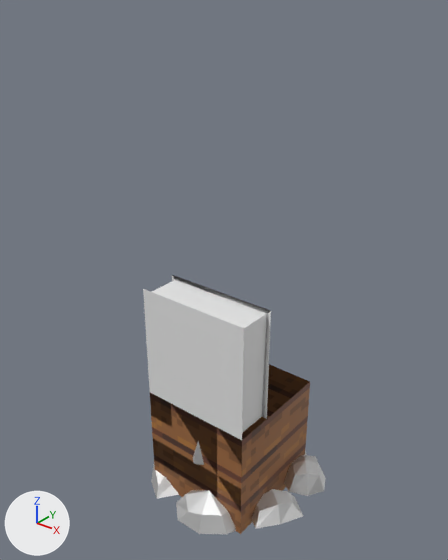
Two versions of the FBX model models/Tiles.fbx, one commit apart.
Rendered twice from a 50 mm lens placed at (0.0276, -0.0354, 0.0421), pointed at (-0.0013, 0.0006, 0.0198). Every picture has the same lights, and +X, +Y and +Z are marked at lower left. Where no turn or scale is listed for an object, it has been applied to the vertices.

Names of what the first picture shows: 'Cube', 'Door', 'fireplace'.
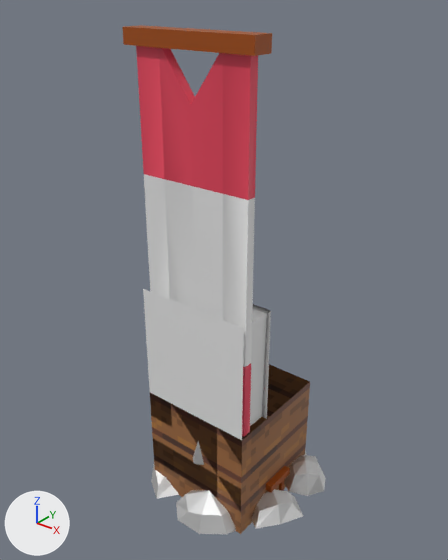
Changed parts and their boxes (x1, y1, x2, y2) in the pictures (448 x 560 px):
'Banner', added: after (122, 25, 272, 437)
    faces in mat_banner (red #e7455d): (136, 46, 258, 437)
    faces in mat_bannerlogo (white #e7e7e7): (144, 174, 255, 367)
    faces in mat_wood (brown #a14b00): (122, 25, 272, 56)
'Bench', added: after (266, 466, 290, 492)

The change, as a diff of the scene's bpy script:
```diff
--- a/models/Tiles.fbx.py
+++ b/models/Tiles.fbx.py
@@ mat_bannerlogo @@
+mat_bannerlogo = principled_material('BannerLogo')
+mat_bannerlogo.base_color = (0.8, 0.8, 0.8)  # white #e7e7e7
@@ mat_banner @@
+mat_banner = principled_material('Banner')
+mat_banner.base_color = (0.8, 0.0595, 0.109)  # red #e7455d
@@ me_bench @@
+me_bench.from_pydata(...)  # 40 vertices, 26 faces; spans x -0.00558..0.00558, y -0.00144..0.00144, z 0.0..0.00289
+me_bench.materials.append(mat_wood)  # brown #a14b00
@@ me_banner @@
+me_banner.from_pydata(...)  # 48 vertices, 42 faces; spans x -0.0054..0.0054, y -0.005..-0.0033, z 0.0033..0.0393
+# faces by material slot: [6, 26, 10]
+me_banner.materials.append(mat_wood)  # brown #a14b00
+me_banner.materials.append(mat_banner)  # red #e7455d
+me_banner.materials.append(mat_bannerlogo)  # white #e7e7e7
@@ ob_bench @@
+ob_bench = bpy.data.objects.new('Bench', me_bench)
+ob_bench.location = (0.0, 0.0, 0.0)
@@ ob_banner @@
+ob_banner = bpy.data.objects.new('Banner', me_banner)
+ob_banner.location = (0.0, 0.0, 0.0)
```
